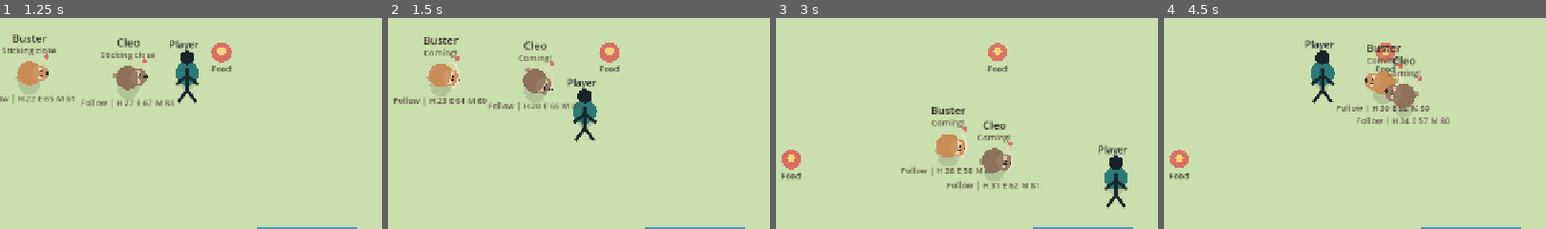
Above: before the commit, frames 1-4 (left to right).
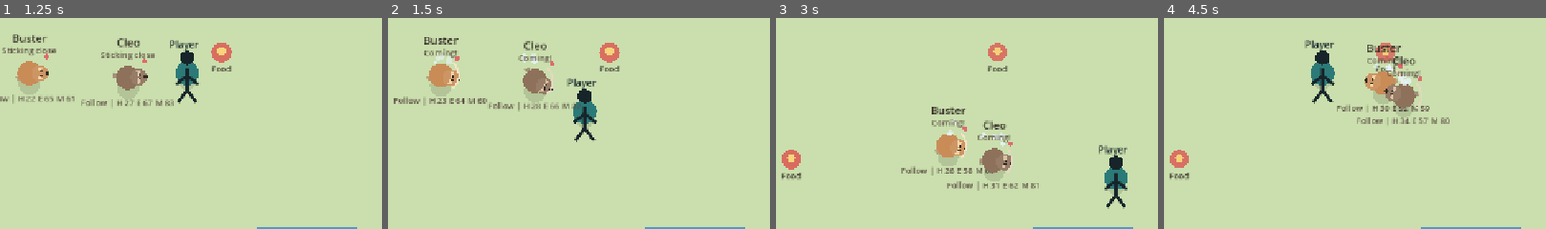
Above: after the commit, the same moments.

Repository: ttomas456/aa-autonomous-lifeform
Game: Godot game, scene res://scenes/main.tscn
The game is run twice, just before and just after one commit, with the same random seed, the same clock (stepped at 60 frames per second) and the same inputs.
Inputs (mouse positions are % of the whole screen's width and height, from its top left):
- Up to frame 1 (1.25 s): tap Enter at 0.5 s; move the mouse to (72, 44) at 0.52 s; hold D from 0.53 s (still down); tap E at 0.6 s; click (72, 44) at 0.67 s
- Up to frame 2 (1.5 s): move the mouse to (30, 54) at 1.27 s; release D at 1.28 s; hold S from 1.28 s (still down); tap Q at 1.35 s
- Up to frame 3 (3 s): move the mouse to (60, 27) at 2.02 s; release S at 2.03 s; hold D 2.03-2.78 s; tap E at 2.1 s; move the mouse to (45, 69) at 2.77 s; hold W from 2.78 s (still down); tap Q at 2.85 s; click (45, 69) at 2.92 s
- Up to frame 4 (4.5 s): move the mouse to (80, 64) at 3.52 s; release W at 3.53 s; hold A from 3.53 s (still down); tap E at 3.6 s; move the mouse to (20, 34) at 4.27 s; tap Q at 4.35 s
The pictures show only the part of the screen within x 43-93%, y 36-86%; the shares and areas given below are measured in that part.

Frame 1 is identical in both runs. In frame 2, 0.2% of the frame differs, in the area x 12-40%, y 16-22%; in frame 3, 0.2%; in frame 4, 0.2%.

Commit message:
Add procedural emotion particles

Diff:
--- a/scripts/dog.gd
+++ b/scripts/dog.gd
@@ -53,6 +53,7 @@
 var favorite_spots: Array = []
 var thought := "Settling in"
 var wander_bias := 0.65
+var emotion_motes: Array[Dictionary] = []
 
 
 func configure(profile: Dictionary) -> void:
@@ -85,6 +86,7 @@
 
 	_update_needs(delta)
 	memory.tick(delta)
+	_update_emotion_motes(delta)
 	decision_timer -= delta
 
 	if _needs_urgent_transition() or decision_timer <= 0.0:
@@ -130,6 +132,7 @@
 		draw_circle(Vector2(26.0, -26.0), 4.0, Color("f6d365"))
 	if memory.excitement > 20.0:
 		draw_arc(Vector2.ZERO, 30.0, -0.8, 0.8, 12, accent_color.lightened(0.35), 3.0)
+	_draw_emotion_motes()
 
 
 func _update_needs(delta: float) -> void:
@@ -203,6 +206,7 @@
 				world.consume_item(target_item)
 				target_item = null
 				needs.eat()
+				_emit_emotion_motes(Color("f6d77b"), 6, "crumb")
 				choose_state(true)
 				return Vector2.ZERO
 			return _arrive(target_item.global_position, 22.0, 1.0)
@@ -211,6 +215,7 @@
 				if global_position.distance_to(target_item.global_position) < 26.0:
 					world.register_play(target_item)
 					needs.play()
+					_emit_emotion_motes(Color("f6d365"), 8, "spark")
 					_pick_new_wander_target()
 					decision_timer = 0.2
 					return _seek(wander_target, 0.6)
@@ -300,6 +305,7 @@
 			thought = "Ready to play"
 		DogState.SLEEP:
 			thought = "Heading for a nap"
+			_emit_emotion_motes(Color("8795c9"), 3, "sleep")
 
 
 func get_snapshot() -> Dictionary:
@@ -318,6 +324,7 @@
 func react_to_pet() -> void:
 	needs.comfort(14.0 + sociability * 8.0)
 	memory.remember("Petted by player", 8.0 + sociability * 6.0, 55.0)
+	_emit_emotion_motes(Color("de6b6b"), 9, "heart")
 	state = DogState.FOLLOW_PLAYER
 	thought = "That felt kind"
 	decision_timer = 1.2
@@ -326,6 +333,50 @@
 func hear_whistle(source_position: Vector2) -> void:
 	wander_target = source_position
 	memory.remember("Heard whistle", 2.0, 35.0)
+	_emit_emotion_motes(Color("e8f4ff"), 4, "ping")
 	state = DogState.FOLLOW_PLAYER
 	thought = "Coming!"
 	decision_timer = 1.4
+
+
+func _emit_emotion_motes(color: Color, count: int, mote_type: String) -> void:
+	for i in range(count):
+		emotion_motes.append({
+			"position": Vector2(randf_range(-18.0, 18.0), randf_range(-38.0, -14.0)),
+			"velocity": Vector2(randf_range(-16.0, 16.0), randf_range(-34.0, -18.0)),
+			"life": randf_range(0.65, 1.1),
+			"max_life": 1.1,
+			"color": color,
+			"type": mote_type,
+			"size": randf_range(3.0, 6.0)
+		})
+
+
+func _update_emotion_motes(delta: float) -> void:
+	for i in range(emotion_motes.size() - 1, -1, -1):
+		emotion_motes[i]["life"] -= delta
+		emotion_motes[i]["position"] += emotion_motes[i]["velocity"] * delta
+		emotion_motes[i]["velocity"] *= 0.985
+		if emotion_motes[i]["life"] <= 0.0:
+			emotion_motes.remove_at(i)
+
+
+func _draw_emotion_motes() -> void:
+	for mote in emotion_motes:
+		var alpha: float = clampf(mote["life"] / mote["max_life"], 0.0, 1.0)
+		var color: Color = mote["color"] * Color(1.0, 1.0, 1.0, alpha)
+		var position: Vector2 = mote["position"]
+		var size: float = mote["size"]
+		match mote["type"]:
+			"heart":
+				draw_circle(position + Vector2(-size * 0.35, 0.0), size * 0.45, color)
+				draw_circle(position + Vector2(size * 0.35, 0.0), size * 0.45, color)
+				draw_colored_polygon(PackedVector2Array([
+					position + Vector2(-size * 0.85, size * 0.15),
+					position + Vector2(size * 0.85, size * 0.15),
+					position + Vector2(0.0, size * 1.05)
+				]), color)
+			"sleep":
+				draw_string(ThemeDB.fallback_font, position, "z", HORIZONTAL_ALIGNMENT_LEFT, -1, 18, color)
+			_:
+				draw_circle(position, size, color)
